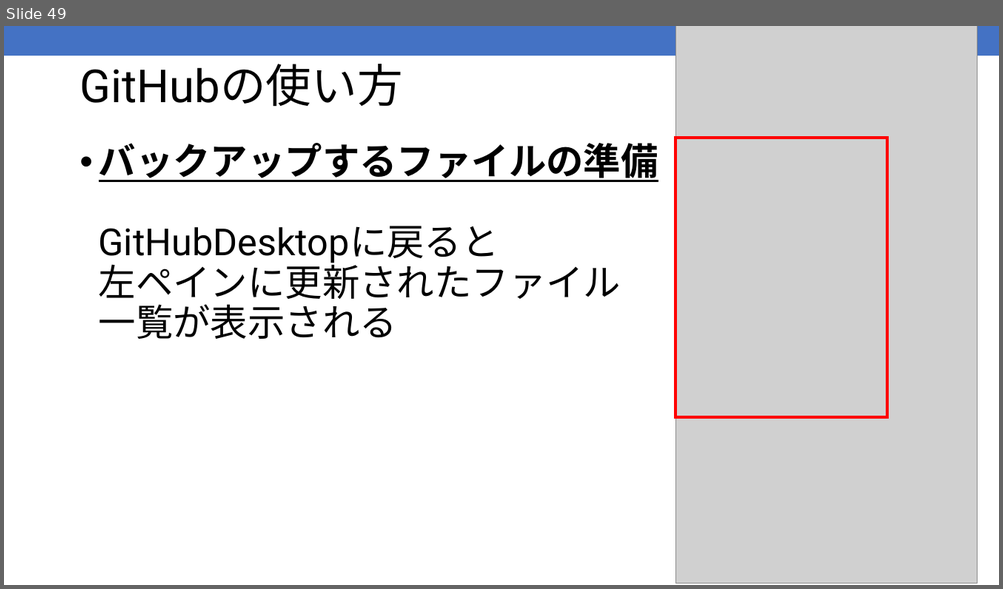
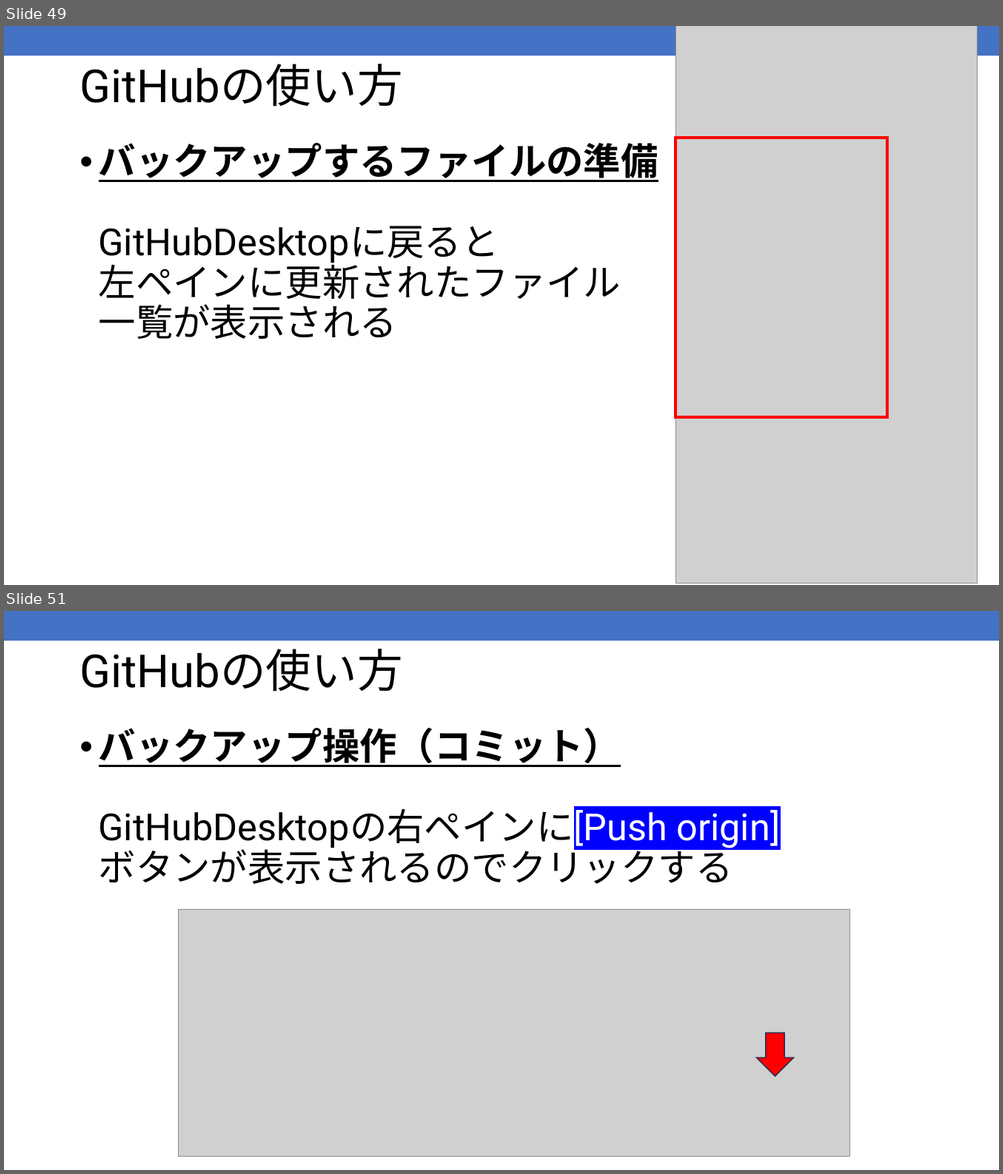
Before and after one commit to kic-murata/cpp2025, a slide deck: 授業資料/GitHub登録方法.pptx. Shown one above the other, each under a label of ours: slide 49 before the commit, slides 49 and 51 after it; the slides between them are not shown. The pictures are 1003x589 and 1003x1174 pixels, drawn with LibreOffice and Linux fonts; fonts in the diff are those of the drawing; grey boxes stand for pictures. Boxes give left, top, right and bottom in pixels: in the first picture for what was removed or moved away, otherwise in the second. Text is boxed around its words. In the diff, an @@ line names an element or a change of style, - is before the commit and + after.

```diff
--- a/授業資料/GitHub登録方法.pptx
+++ b/授業資料/GitHub登録方法.pptx
@@ slide 51 added at (4,611,999,1170), background #FFFFFF; not listed: 1 template element that a slide beside it also shows @@
@@ title added at (79,649,402,692), 44 pt, text #000000 @@
+GitHubの使い方
@@ text added at (99,727,780,884), 36 pt, text #000000 @@
+• バックアップ操作（コミット）
+  GitHubDesktopの右ペインに[Push origin]
+  ボタンが表示されるのでクリックする
@@ picture added at (178,909,849,1157) @@
@@ down arrow added at (756,1034,794,1076), fill #FF0000, outline #1E3256 1 pt @@
```
Also in this commit, not shown: 3 slides changed, 2 other slides added, 1 other file.
